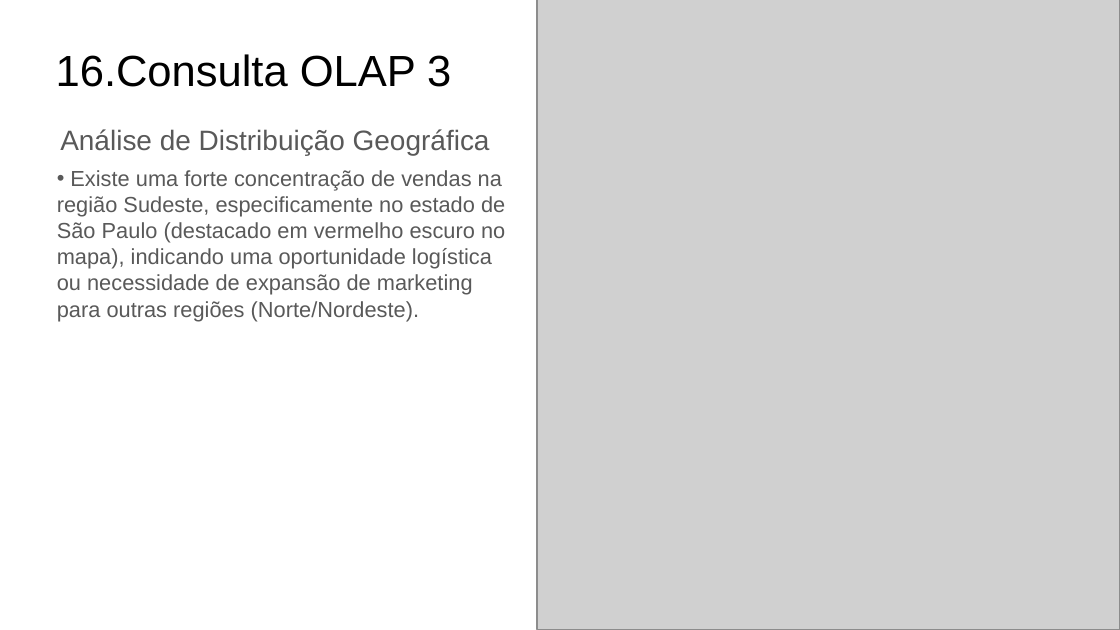
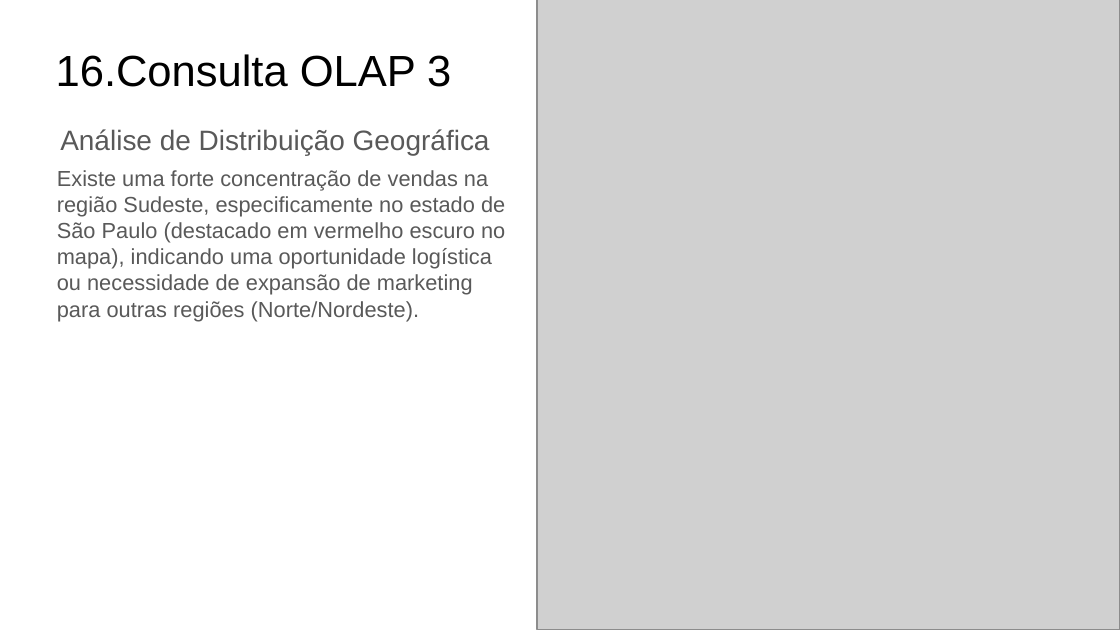
Before and after one commit to ytalocristian/data-mart-olist, a slide deck: slide 33 of Docs/Apresentação.pptx. Drawn at 1120x630 pixels with LibreOffice and Linux fonts; fonts in the diff are those of the drawing; grey boxes stand for pictures. Boxes give left, top, right and bottom in pixels: in the first picture for what was removed or moved away, otherwise in the second. Text is boxed around its words. In the diff, an @@ line names an element or a change of style, - is before the commit and + after.

```diff
--- a/Docs/Apresentação.pptx
+++ b/Docs/Apresentação.pptx
@@ text "Existe uma forte concentração de ..." at bbox=[57, 170, 505, 321]: bullet • to none @@
```
Also in this commit, not shown: 1 other slide changed, 1 slide added, 2 other files.
